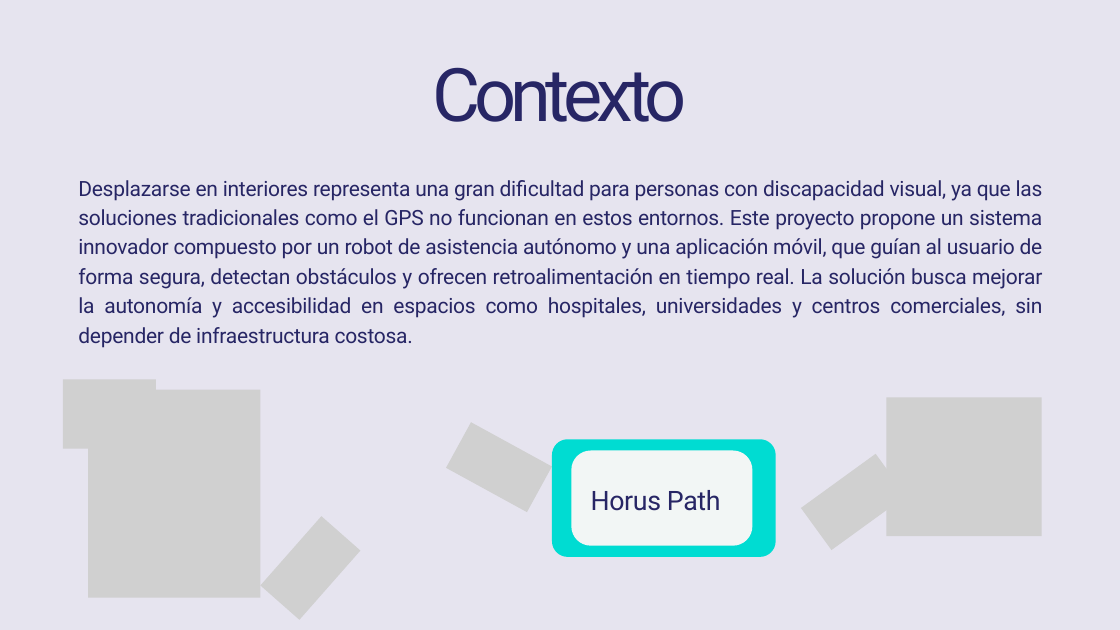
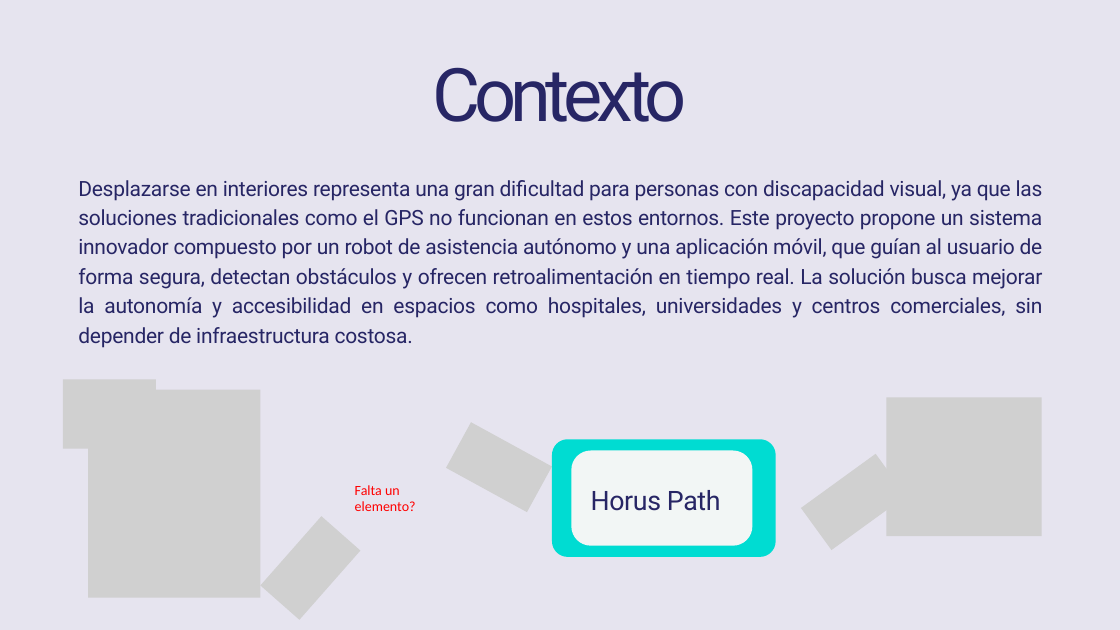
Before and after one commit to Jucer74/SoftwareArchitecture, a slide deck: slide 2 of Project/Context/HorusPath.context.pptx. Drawn at 1120x630 pixels with LibreOffice and Linux fonts; fonts in the diff are those of the drawing; grey boxes stand for pictures. Boxes give left, top, right and bottom in pixels: in the first picture for what was removed or moved away, otherwise in the second. Text is boxed around its words. In the diff, an @@ line names an element or a change of style, - is before the commit and + after.

```diff
--- a/Project/Context/HorusPath.context.pptx
+++ b/Project/Context/HorusPath.context.pptx
@@ text added at bbox=[355, 485, 416, 511], 18 pt, text #FF0000 @@
+Falta un elemento?
```
Also in this commit, not shown: 2 other slides changed, 1 other file.
